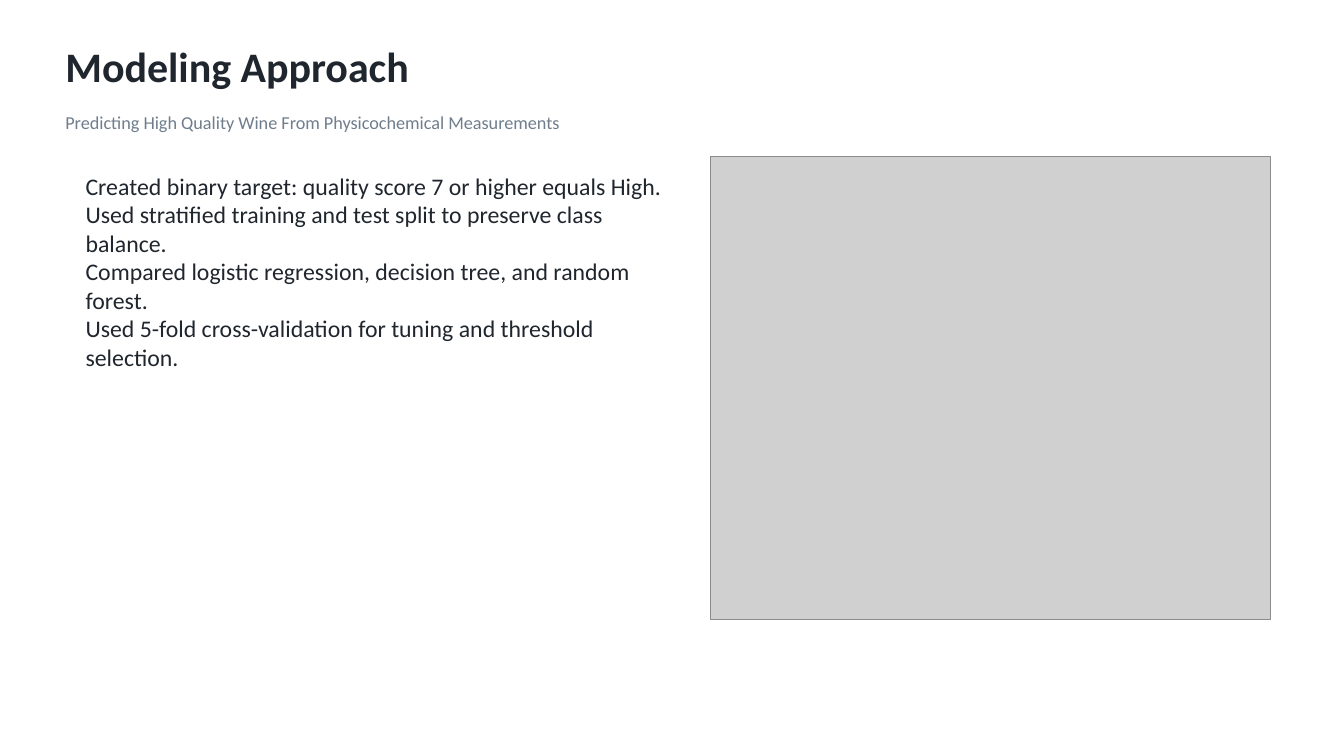
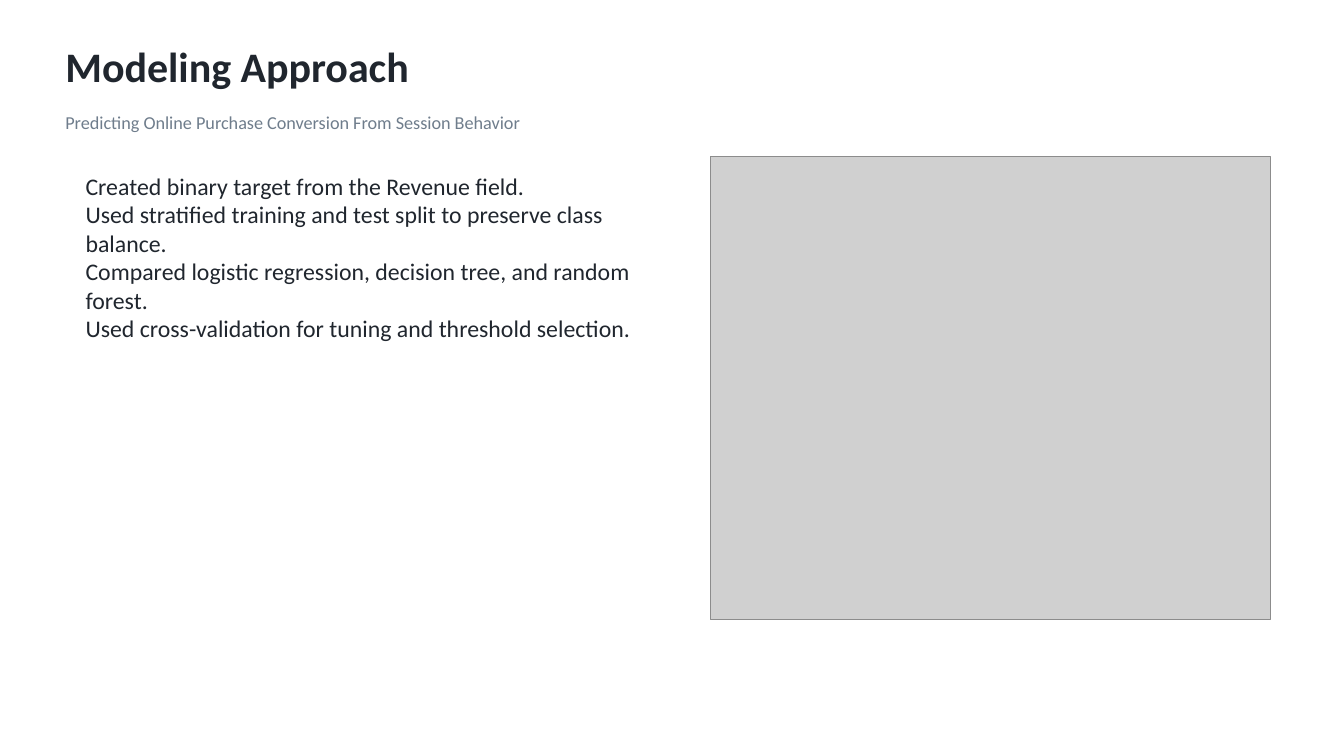
Before and after one commit to nikitarogers333/ads-predictive-modeling-final, a slide deck: slide 2 of Executive_Summary-Team1.pptx. Drawn at 1344x756 pixels with LibreOffice and Linux fonts; fonts in the diff are those of the drawing; grey boxes stand for pictures. Boxes give left, top, right and bottom in pixels: in the first picture for what was removed or moved away, otherwise in the second. Text is boxed around its words. In the diff, an @@ line names an element or a change of style, - is before the commit and + after.

Commit message:
Replace wine dataset with online shoppers conversion project

```diff
--- a/Executive_Summary-Team1.pptx
+++ b/Executive_Summary-Team1.pptx
@@ text at box(65, 116, 520, 132): text changed @@
-Predicting High Quality Wine From Physicochemical Measurements
+Predicting Online Purchase Conversion From Session Behavior
@@ text at box(86, 178, 523, 199): text changed @@
-Created binary target: quality score 7 or higher equals High.
+Created binary target from the Revenue field.
@@ text at box(86, 320, 630, 341): text changed @@
-Used 5-fold cross-validation for tuning and threshold selection.
+Used cross-validation for tuning and threshold selection.
```
Also in this commit, not shown: 4 other slides changed, 38 other files.
